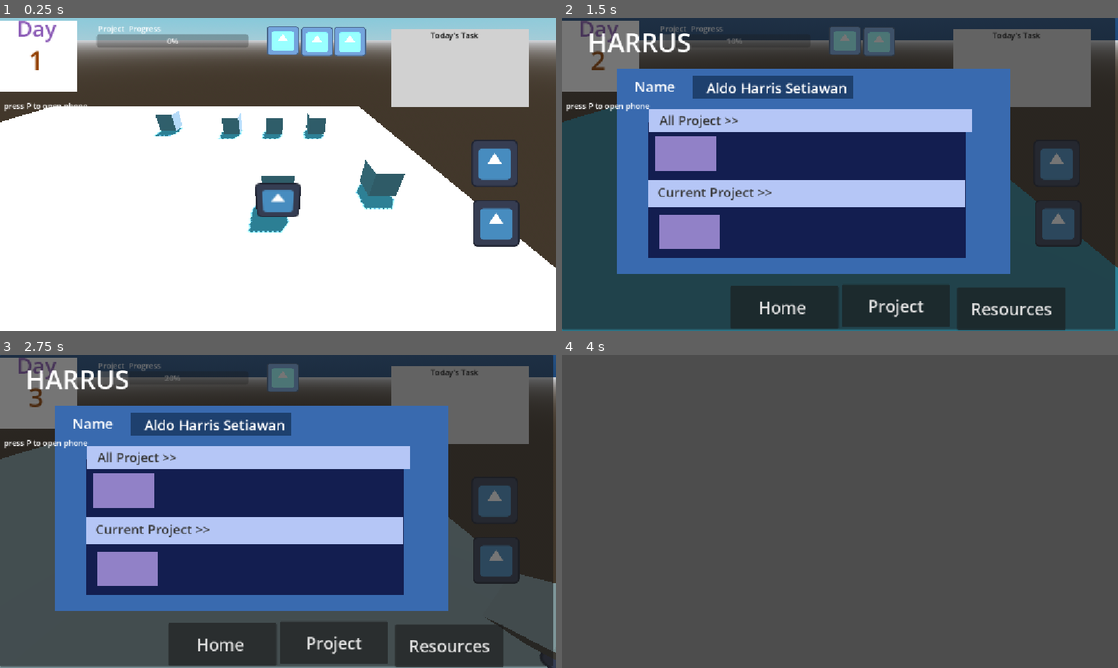
Above: before the commit, frames 1-4 (two rows, left to right).
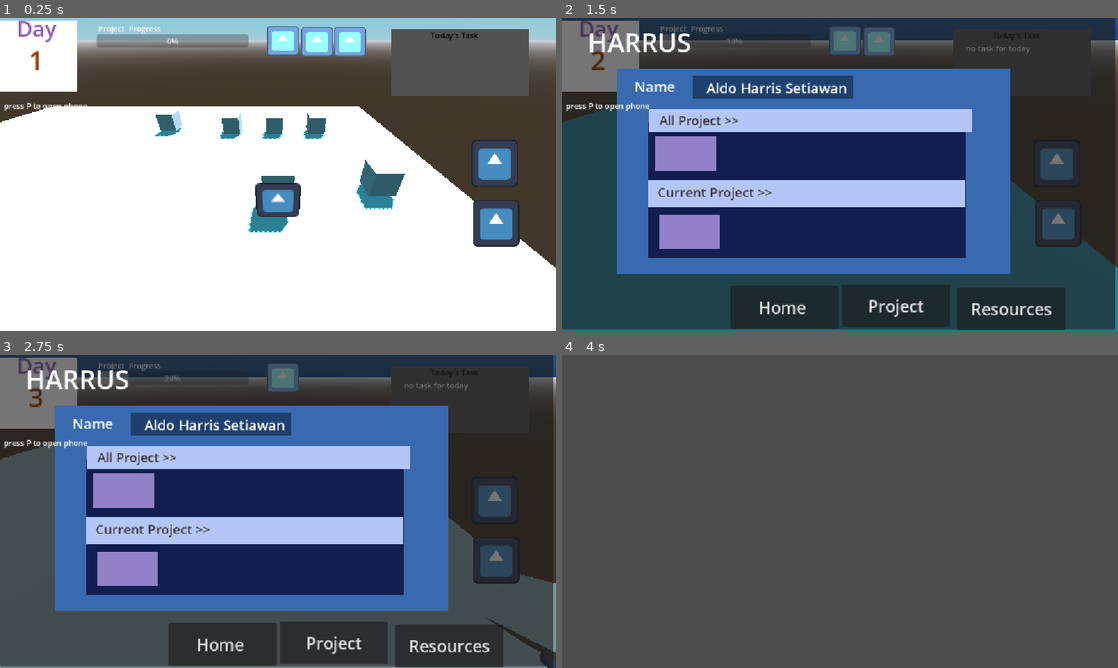
Above: after the commit, the same moments.

Repository: KOZU19/HARRUS
Game: Godot game, scene res://scenes/world.tscn
Two runs of this game, one before a commit and one after it. Both use one fixed random seed, a clock stepped at 60 frames per second and the inputs below. The project has no main scene, so this scene is started directly. The engine's default icon, where the game draws it, is replaced by a stand-in: a white triangle on a blue panel in a dark square.
Inputs:
- Up to frame 1 (0.25 s): no input
- Up to frame 2 (1.5 s): tap P (phone) at 0.5, 1.25 s; hold D (right) 0.53-1.28 s; tap H (harrus) at 0.6 s; tap Space (jump) at 0.77 s; hold S (down) from 1.28 s (still down); tap E (interact) at 1.35 s
- Up to frame 3 (2.75 s): tap Space (jump) at 1.52 s; tap P (phone) at 2, 2.1 s; release S (down) at 2.03 s; hold D (right) from 2.03 s (still down)
- Up to frame 4 (4 s): tap P (phone) at 2.75, 3.5 s; release D (right) at 2.78 s; hold W (up) 2.78-3.53 s; tap Shift (run) at 2.85 s; tap Space (jump) at 3.02, 3.77 s; hold A (left) from 3.53 s (still down); tap H (harrus) at 3.6 s

The runs differ from the first frame. In frame 1, 6.2% of the frame differs, in the area x 70-96%, y 3-29%; in frame 2, 4.8%; in frame 3, 4.8%; in frame 4, nothing differs.

Commit message:
adding task list

Diff:
--- a/scenes/UI.tscn
+++ b/scenes/UI.tscn
@@ -109,13 +109,25 @@
 scale = Vector2(0.5234375, 0.4765625)
 texture = ExtResource("2_ro3t7")
 
-[node name="TaskList" type="ColorRect" parent="." unique_id=1231068979]
-layout_mode = 0
+[node name="TaskList" type="Control" parent="." unique_id=1612747226]
+anchors_preset = 0
 offset_left = 825.0
 offset_top = 22.0
 offset_right = 1111.0
 offset_bottom = 184.0
-color = Color(0.8192276, 0.81922776, 0.8192277, 1)
+
+[node name="ColorRect" type="ColorRect" parent="TaskList" unique_id=854747726]
+layout_mode = 0
+offset_right = 287.0
+offset_bottom = 138.0
+color = Color(0.32024416, 0.32024416, 0.32024413, 1)
+
+[node name="VBoxContainer" type="VBoxContainer" parent="TaskList" unique_id=1915767980]
+layout_mode = 0
+offset_left = 27.0
+offset_top = 28.0
+offset_right = 256.0
+offset_bottom = 141.0
 
 [node name="Label" type="Label" parent="TaskList" unique_id=686117606]
 layout_mode = 0
--- a/scripts/ui.gd
+++ b/scripts/ui.gd
@@ -16,15 +16,22 @@
 @onready var icon_1: Node2D = $"Trust Mechanic/icon1"
 @onready var icon_2: Node2D = $"Trust Mechanic/icon2"
 @onready var icon_3: Node2D = $"Trust Mechanic/icon3"
+var tasks : Array[String] = []
 var triggered_notif: Array[int] = []
 var notifs = [
 	{"day": 1,
 	"hour":12,
-	"text": "mom sent u a message"},
+	"text": "mom sent u a message",
+	"task": "go to kedai"},
 	{"day": 4,
 	"hour":12,
-	"text": "mom sent u a message"}
+	"text": "mom sent u a message",
+	"task": "go home"}
 ]
+@onready var v_box_container: VBoxContainer = $TaskList/VBoxContainer
+@onready var task_list: Control = $TaskList
+
+
 
 
 func _ready():
@@ -66,6 +73,8 @@
 			if not triggered_notif.has(i):
 				triggered_notif.append(i)
 				show_notification(notif["text"])
+				add_task(notif["task"])
+
 
 func _on_guide_button_pressed() -> void:
 	guide.visible = not guide.visible
@@ -78,3 +87,20 @@
 	$NotificationPanel.visible = true
 	await get_tree().create_timer(1.0).timeout
 	$NotificationPanel.visible = false
+func add_task(task_text: String) -> void:
+
+	update_task_list()
+func update_task_list() -> void:
+	for child in v_box_container.get_children():
+		child.queue_free()
+
+	if tasks.size()== 0:
+		var no_task_label:= Label.new()
+		no_task_label.text = "no task for today"
+		v_box_container.add_child(no_task_label)
+		return
+
+	for task_text in tasks:
+		var task_label:= Label.new()
+		task_label.text = task_text
+		v_box_container.add_child(task_label)
